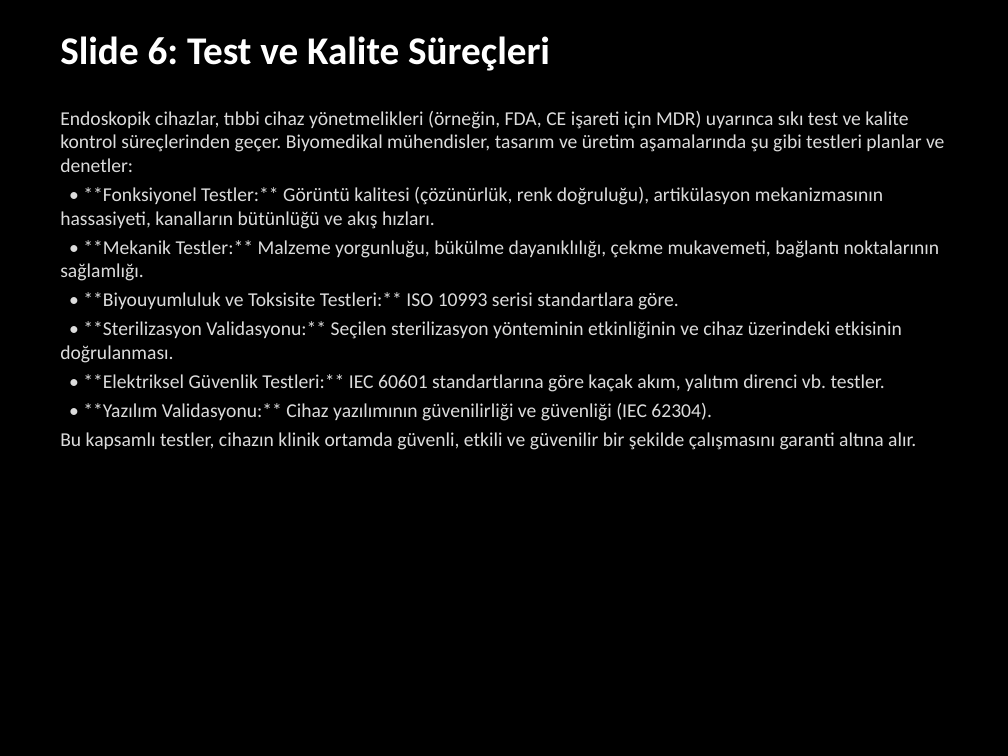
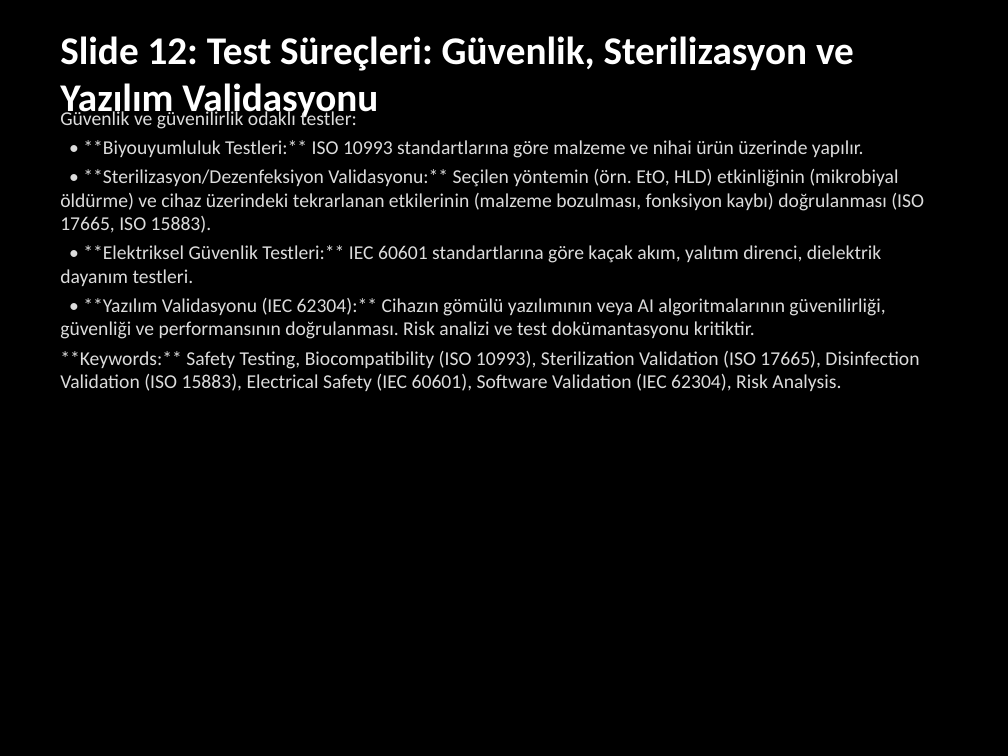
Before and after one commit to abdurrahimagca/tmp-midterm, a slide deck: slide 12 of bmg/biyomedikal_sunum.pptx (slide 6 before the commit). Drawn at 1008x756 pixels with LibreOffice and Linux fonts; fonts in the diff are those of the drawing. Boxes give left, top, right and bottom in pixels: in the first picture for what was removed or moved away, otherwise in the second. Text is boxed around its words. In the diff, an @@ line names an element or a change of style, - is before the commit and + after.

```diff
--- a/bmg/biyomedikal_sunum.pptx
+++ b/bmg/biyomedikal_sunum.pptx
@@ text at bbox=[60, 36, 854, 121]: text changed @@
-Slide 6: Test ve Kalite Süreçleri
+Slide 12: Test Süreçleri: Güvenlik, Sterilizasyon ve Yazılım Validasyonu
@@ text at bbox=[60, 109, 924, 391]: text changed @@
-Endoskopik cihazlar, tıbbi cihaz yönetmelikleri (örneğin, FDA, CE işareti için MDR) uyarınca sıkı test ve kalite kontrol süreçlerinden geçer. Biyomedikal mühendisler, tasarım ve üretim aşamalarında şu gibi testleri planlar ve denetler:
-• **Fonksiyonel Testler:** Görüntü kalitesi (çözünürlük, renk doğruluğu), artikülasyon mekanizmasının hassasiyeti, kanalların bütünlüğü ve akış hızları.
-• **Mekanik Testler:** Malzeme yorgunluğu, bükülme dayanıklılığı, çekme mukavemeti, bağlantı noktalarının sağlamlığı.
-• **Biyouyumluluk ve Toksisite Testleri:** ISO 10993 serisi standartlara göre.
-• **Sterilizasyon Validasyonu:** Seçilen sterilizasyon yönteminin etkinliğinin ve cihaz üzerindeki etkisinin doğrulanması.
-• **Elektriksel Güvenlik Testleri:** IEC 60601 standartlarına göre kaçak akım, yalıtım direnci vb. testler.
-• **Yazılım Validasyonu:** Cihaz yazılımının güvenilirliği ve güvenliği (IEC 62304).
-Bu kapsamlı testler, cihazın klinik ortamda güvenli, etkili ve güvenilir bir şekilde çalışmasını garanti altına alır.
+Güvenlik ve güvenilirlik odaklı testler:
+• **Biyouyumluluk Testleri:** ISO 10993 standartlarına göre malzeme ve nihai ürün üzerinde yapılır.
+• **Sterilizasyon/Dezenfeksiyon Validasyonu:** Seçilen yöntemin (örn. EtO, HLD) etkinliğinin (mikrobiyal öldürme) ve cihaz üzerindeki tekrarlanan etkilerinin (malzeme bozulması, fonksiyon kaybı) doğrulanması (ISO 17665, ISO 15883).
+• **Elektriksel Güvenlik Testleri:** IEC 60601 standartlarına göre kaçak akım, yalıtım direnci, dielektrik dayanım testleri.
+• **Yazılım Validasyonu (IEC 62304):** Cihazın gömülü yazılımının veya AI algoritmalarının güvenilirliği, güvenliği ve performansının doğrulanması. Risk analizi ve test dokümantasyonu kritiktir.
+**Keywords:** Safety Testing, Biocompatibility (ISO 10993), Sterilization Validation (ISO 17665), Disinfection Validation (ISO 15883), Electrical Safety (IEC 60601), Software Validation (IEC 62304), Risk Analysis.
```
Also in this commit, not shown: 8 other slides changed, 9 slides added, 1 slide removed, 3 other files.
